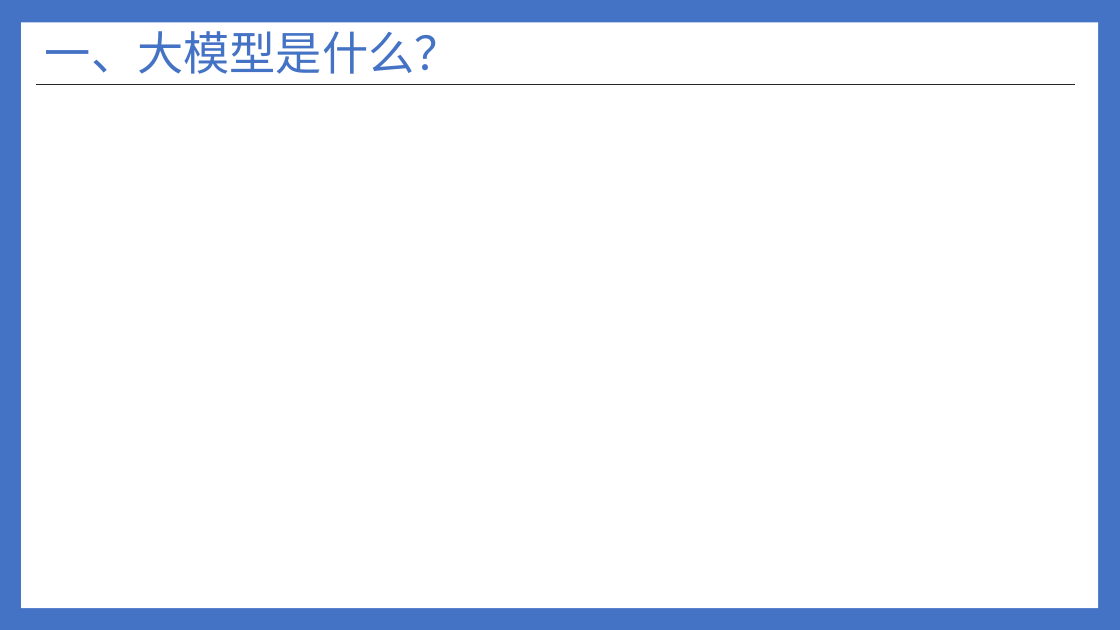
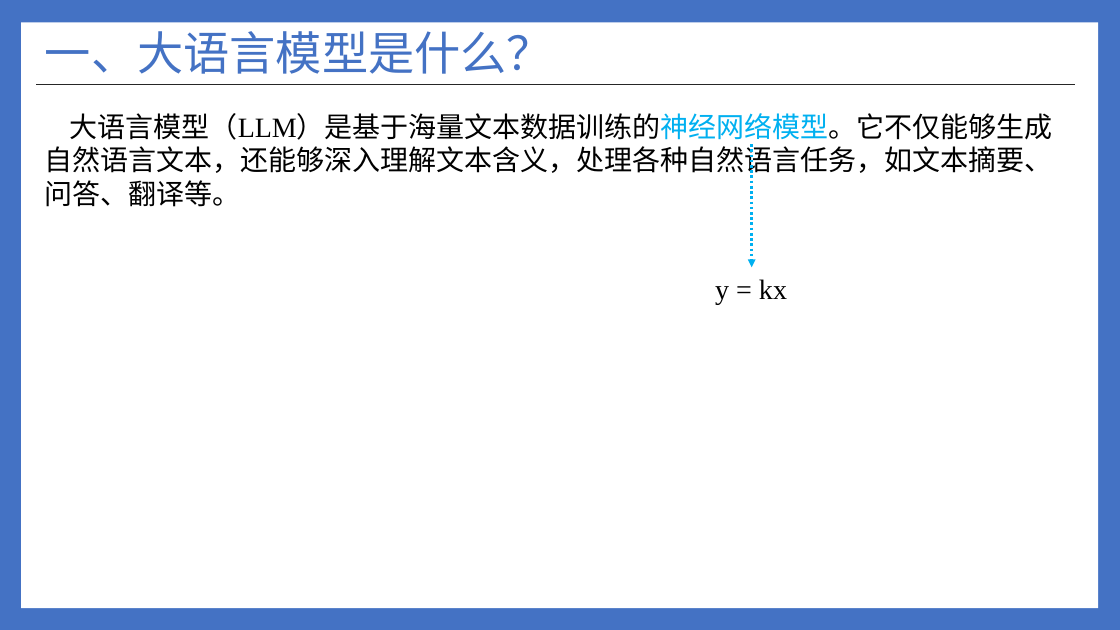
Before and after one commit to ylsdamxssjxxdd/eva, a slide deck: slide 3 of utils/软件介绍.pptx. Drawn at 1120x630 pixels with LibreOffice and Linux fonts; fonts in the diff are those of the drawing. Boxes give left, top, right and bottom in pixels: in the first picture for what was removed or moved away, otherwise in the second. Text is boxed around its words. In the diff, an @@ line names an element or a change of style, - is before the commit and + after.

```diff
--- a/utils/软件介绍.pptx
+++ b/utils/软件介绍.pptx
@@ title at [45, 31, 553, 74]: text changed @@
-一、大模型是什么？
+一、大语言模型是什么？
@@ text added at [45, 113, 1053, 207], 24 pt, text #000000 @@
+大语言模型（LLM）是基于海量文本数据训练的神经网络模型。它不仅能够生成自然语言文本，还能够深入理解文本含义，处理各种自然语言任务，如文本摘要、问答、翻译等。
@@ arrow added from (752, 145) to (752, 267), #00B0F0 2.25 pt dashed @@
@@ text added at [715, 279, 787, 304], 24 pt, text #000000 @@
+y = kx
```
Also in this commit, not shown: 4 other slides changed, 9 slides added, 2 slides removed, 8 other files.
